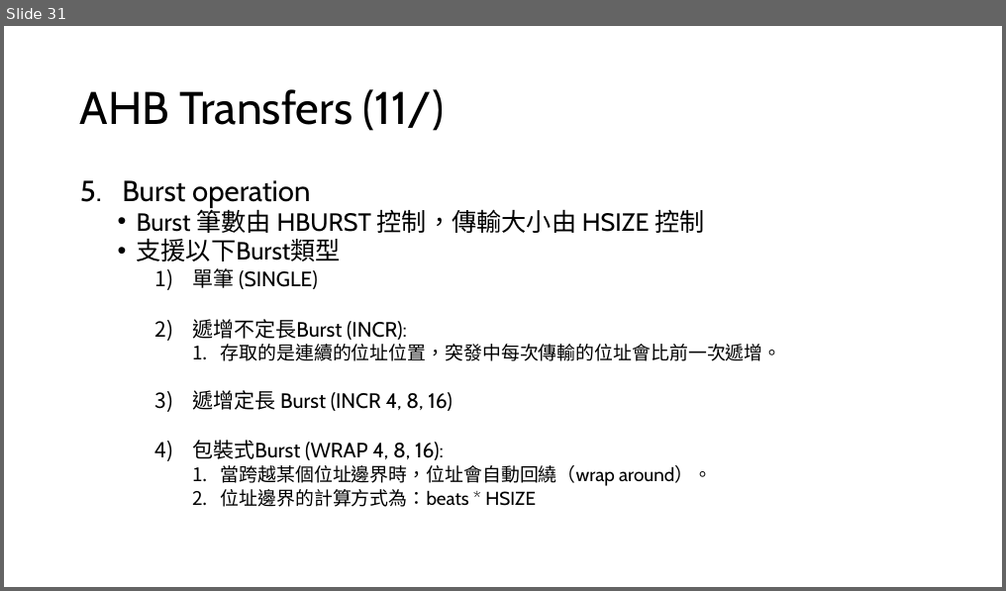
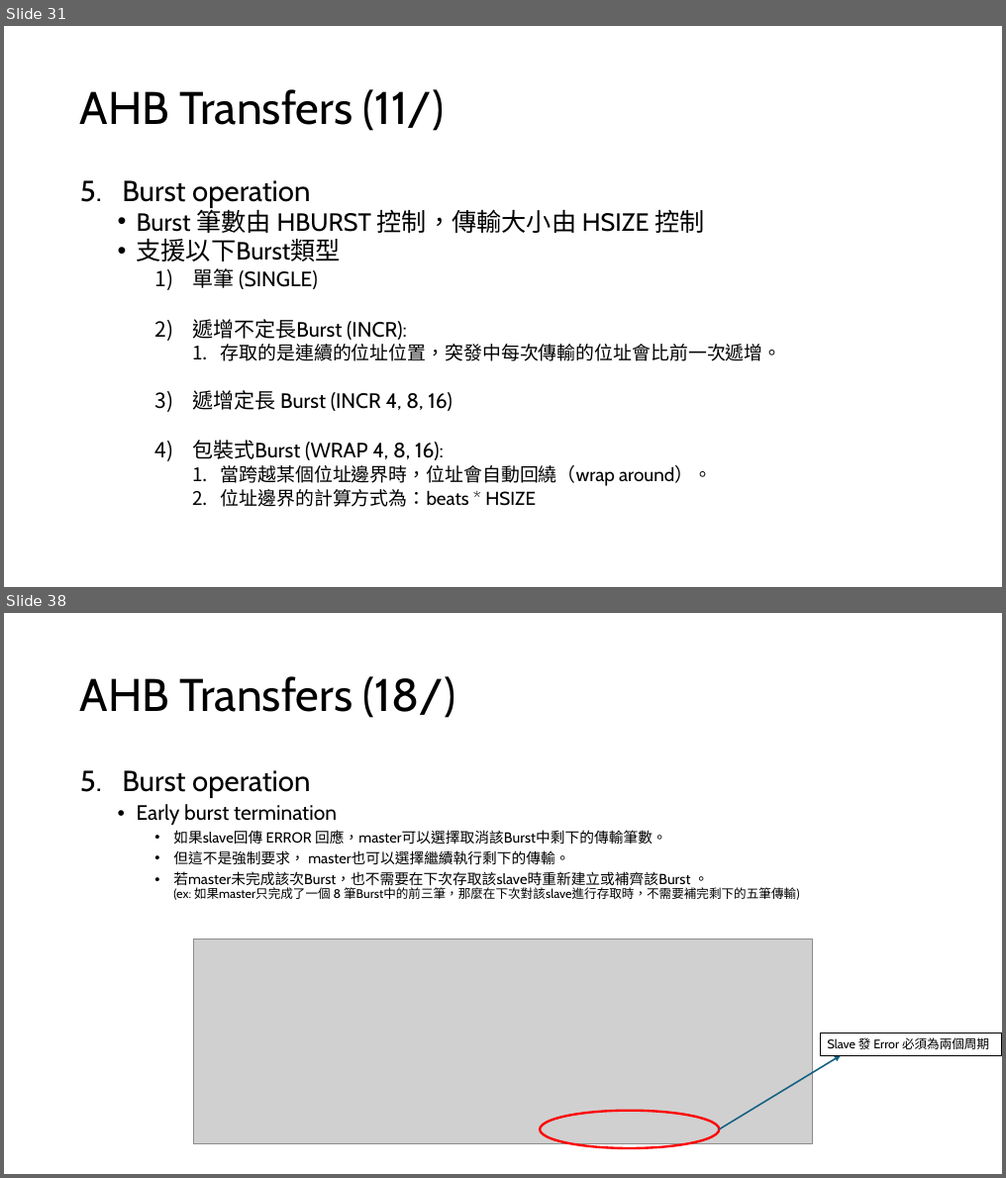
Before and after one commit to s9001055/DV_learning, a slide deck: AMBA/AMBA_learning.pptx. Shown one above the other, each under a label of ours: slide 31 before the commit, slides 31 and 38 after it; the slides between them are not shown. The pictures are 1006x591 and 1006x1178 pixels, drawn with LibreOffice and Linux fonts; fonts in the diff are those of the drawing; grey boxes stand for pictures. Boxes give left, top, right and bottom in pixels: in the first picture for what was removed or moved away, otherwise in the second. Text is boxed around its words. In the diff, an @@ line names an element or a change of style, - is before the commit and + after.

Commit message:
Modify: AMBA/AMBA_learning.pptx 1. Add: chapter2 AHB Burst operation 2. Add: chapter2 AHB Waited transfers

```diff
--- a/AMBA/AMBA_learning.pptx
+++ b/AMBA/AMBA_learning.pptx
@@ slide 38 added at (4, 613, 1002, 1174), background #FFFFFF @@
@@ title added at (80, 676, 455, 718), 44 pt, text #000000 @@
+AHB Transfers (18/)
@@ text added at (122, 770, 800, 900), 14 pt, text #000000 @@
+5. Burst operation
+  • Early burst termination
+    • 如果slave回傳 ERROR 回應，master可以選擇取消該Burst中剩下的傳輸筆數。
+    • 但這不是強制要求， master也可以選擇繼續執行剩下的傳輸。
+    • 若master未完成該次Burst，也不需要在下次存取該slave時重新建立或補齊該Burst 。
+      (ex: 如果master只完成了一個 8 筆Burst中的前三筆，那麼在下次對該slave進行存取時，不需要補完剩下的五筆傳輸)
@@ picture added at (193, 940, 813, 1145) @@
@@ arrow added from (719, 1130) to (841, 1056), #156082 1.5 pt @@
@@ rectangle added at (820, 1033, 1002, 1056), outline #000000 0.75 pt, 12 pt, text #000000 @@
+Slave 發 Error 必須為兩個周期
@@ ellipse added at (540, 1111, 720, 1149), outline #FF0000 2.25 pt @@
```
Also in this commit, not shown: 5 slides changed, 2 other slides added, 1 other file.
